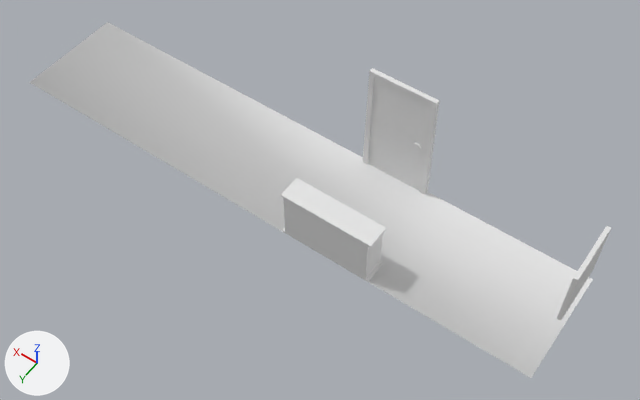
An edit to the FBX model Assets/Models/Blender/TEOdemo_Hallway.fbx, drawn before and after from the same camera.
Rendered twice from a 50 mm lens placed at (-10.9, 8.3, 11.24), pointed at (-5.95, 1.38, 0.36). Every picture has the same lights, and +X, +Y and +Z are marked at lower left. Where no turn or scale is listed for an object, it has been applied to the vertices. Vertices at the same position are counted once.
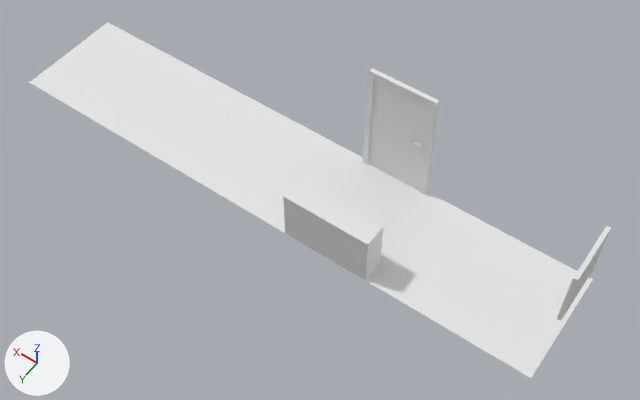
Pixel boxes (x1, y1, x2, y2) of what changed, in the pictures (640 x 400 px):
part 1 of me_plane, cut back: (29, 22, 565, 378) in both
'Plane.001', unchanged, uncovered by the edit: after (362, 68, 439, 195)

Patch to the scene script:
```diff
--- a/Assets/Models/Blender/TEOdemo_Hallway.fbx.py
+++ b/Assets/Models/Blender/TEOdemo_Hallway.fbx.py
@@ me_plane @@
 # used by ob_plane; location = (0.0, 0.0, 0.0)
-me_plane.from_pydata(...)  # 20 vertices, 34 faces; spans x -10.0..0.0, y 0.0..2.0, z 0.0..2.08
+me_plane.from_pydata(...)  # 4 vertices, 1 face; spans x -10.0..0.0, y 0.0..2.0, z 0.0
+# me_plane part 1
+# 16 vertices are removed from x -7.11..-5.89, y 0.0..0.08, z 0.0..2.08
+# 34 faces are deleted
+# 1 new face joins them
```
